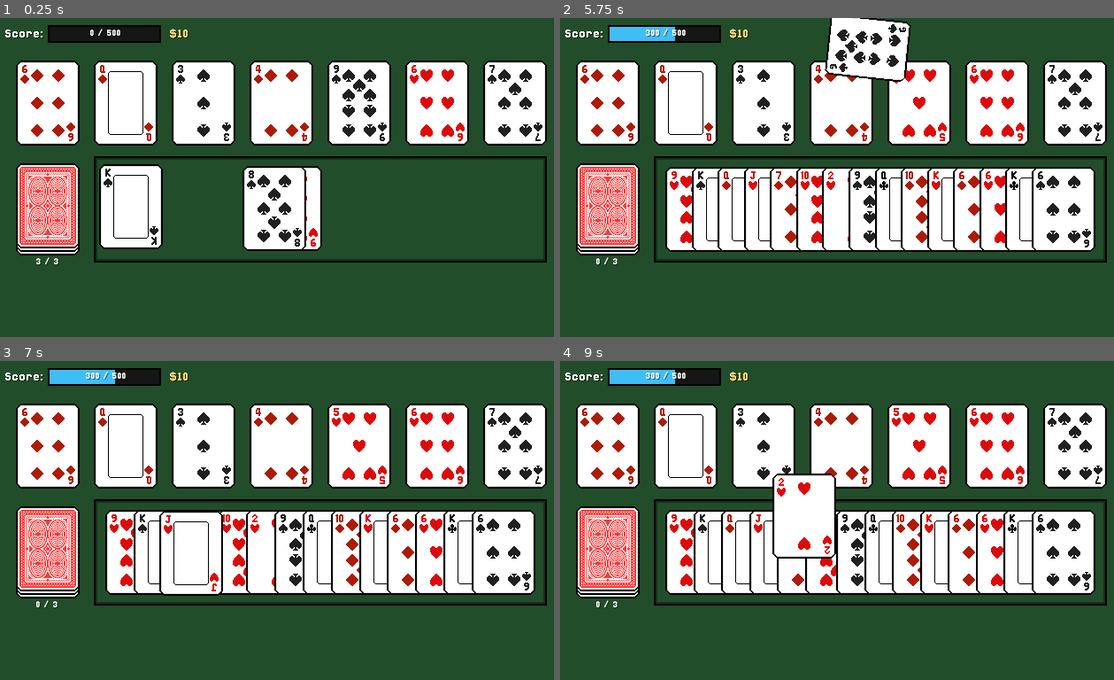
Above: before the commit, frames 1-4 (two rows, left to right).
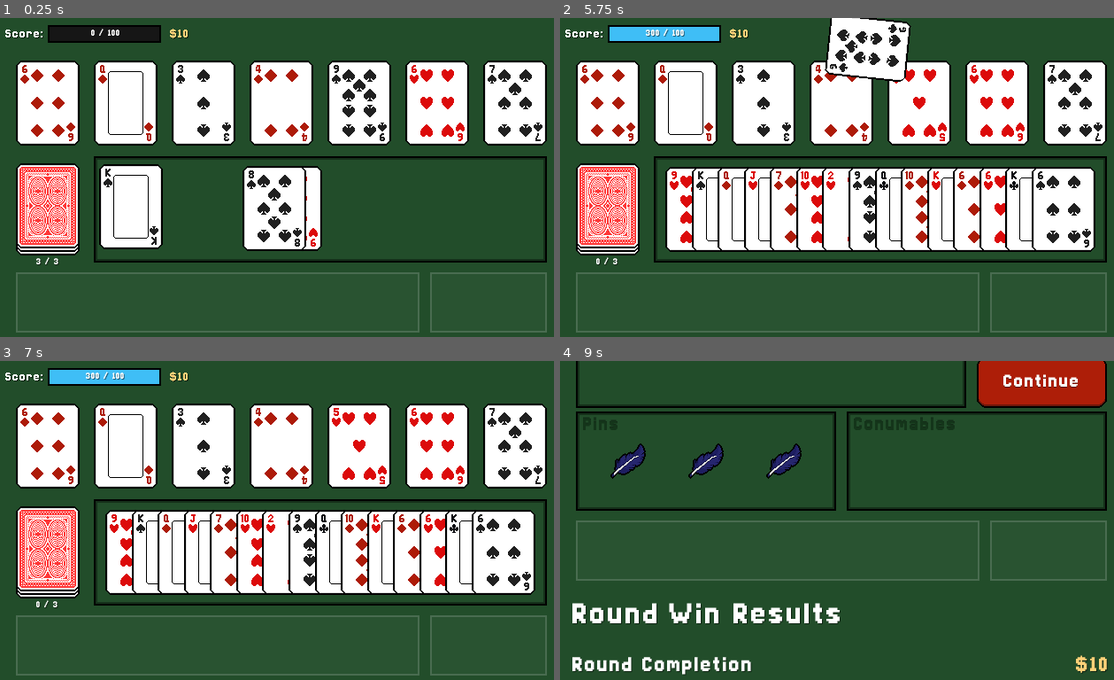
Above: after the commit, the same moments.

Repository: AyyBee123/Oristaile
Game: Godot game, scene res://Scenes/encounter.tscn
The game is run twice, just before and just after one commit, with the same random seed, the same clock (stepped at 60 frames per second) and the same inputs.
Inputs (mouse positions are in pixels of both pictures, inside the frame that each line leads up to):
- Up to frame 1 (0.25 s): no input
- Up to frame 2 (5.75 s): click "3 / 3" at 0.5 s; click "2 / 3" at 1.25 s; click "1 / 3" at 2 s; click "0 / 3" at 2.75 s; click "0 / 3" at 3.5 s; click "0 / 3" at 4.25 s; tap Enter at 5 s; drag from (698, 209) to (897, 107) at 5.02 s
- Up to frame 3 (7 s): tap Enter at 5.75, 6.5 s; drag from (160, 552) to (254, 584) at 5.77 s; move the mouse to (188, 552) at 6.52 s; press the mouse at (188, 552) at 6.53 s
- Up to frame 4 (9 s): release the mouse at (748, 552) at 7.25 s; tap Enter at 7.25, 8, 8.75 s; drag from (781, 552) to (670, 472) at 7.27 s; drag from (776, 552) to (870, 520) at 8.02 s; drag from (825, 552) to (753, 440) at 8.77 s

The runs differ from the first frame. In frame 1, 1.3% of the frame differs, in the area x 2-99%, y 3-99%; in frame 2, 1.6%; in frame 3, 7.2%; in frame 4, 56%, in the area x 0-99%, y 0-99%.
Error before the commit: Invalid access to property or key 'size' on a base object of type 'null instance'. (res://Scripts/Game/items_consumables_container.gd:52)

Commit message:
refactored card suit and number reading

Diff:
--- a/Scenes/encounter.tscn
+++ b/Scenes/encounter.tscn
@@ -44,6 +44,7 @@
 
 [node name="Encounter" type="CanvasLayer" unique_id=1945341202]
 script = ExtResource("1_wwxys")
+points_to_win = 100
 
 [node name="EncounterControl" type="Control" parent="." unique_id=1977854810]
 unique_name_in_owner = true
@@ -771,7 +772,7 @@
 text = "Pins"
 vertical_alignment = 1
 
-[node name="ConsumableTexture" type="NinePatchRect" parent="ShopControl/ShopContainer/Pin & Conumable Container" unique_id=434778826]
+[node name="GumballTexture" type="NinePatchRect" parent="ShopControl/ShopContainer/Pin & Conumable Container" unique_id=434778826]
 custom_minimum_size = Vector2(294, 112)
 layout_mode = 2
 size_flags_horizontal = 4
@@ -782,7 +783,7 @@
 patch_margin_right = 4
 patch_margin_bottom = 4
 
-[node name="MarginContainer" type="MarginContainer" parent="ShopControl/ShopContainer/Pin & Conumable Container/ConsumableTexture" unique_id=752597774]
+[node name="MarginContainer" type="MarginContainer" parent="ShopControl/ShopContainer/Pin & Conumable Container/GumballTexture" unique_id=752597774]
 layout_mode = 1
 anchors_preset = 15
 anchor_right = 1.0
@@ -794,13 +795,13 @@
 theme_override_constants/margin_right = 16
 theme_override_constants/margin_bottom = 12
 
-[node name="ConsumableContainer" type="HBoxContainer" parent="ShopControl/ShopContainer/Pin & Conumable Container/ConsumableTexture/MarginContainer" unique_id=336247455]
+[node name="ConsumableContainer" type="HBoxContainer" parent="ShopControl/ShopContainer/Pin & Conumable Container/GumballTexture/MarginContainer" unique_id=336247455]
 unique_name_in_owner = true
 layout_mode = 2
 theme_override_constants/separation = 24
 alignment = 1
 
-[node name="Label" type="Label" parent="ShopControl/ShopContainer/Pin & Conumable Container/ConsumableTexture" unique_id=1568169566]
+[node name="Label" type="Label" parent="ShopControl/ShopContainer/Pin & Conumable Container/GumballTexture" unique_id=1568169566]
 z_index = -1
 layout_mode = 1
 anchors_preset = -1
@@ -824,8 +825,8 @@
 text = "Conumables"
 vertical_alignment = 1
 
-[node name="Items & Consumables Container" type="HBoxContainer" parent="ShopControl" unique_id=902980653]
-layout_mode = 1
+[node name="Items & Gumballs Container" type="HBoxContainer" parent="." unique_id=902980653]
+z_index = 5
 anchors_preset = -1
 anchor_left = 0.5
 anchor_top = 0.892
@@ -840,8 +841,8 @@
 theme_override_constants/separation = 12
 script = ExtResource("15_cglur")
 
-[node name="Items" type="NinePatchRect" parent="ShopControl/Items & Consumables Container" unique_id=137951340]
-custom_minimum_size = Vector2(448, 0)
+[node name="Pins" type="NinePatchRect" parent="Items & Gumballs Container" unique_id=137951340]
+custom_minimum_size = Vector2(456, 0)
 layout_mode = 2
 texture = ExtResource("11_sutrg")
 patch_margin_left = 2
@@ -849,30 +850,14 @@
 patch_margin_right = 2
 patch_margin_bottom = 2
 
-[node name="Consumables" type="NinePatchRect" parent="ShopControl/Items & Consumables Container" unique_id=791931762]
-layout_mode = 2
-size_flags_horizontal = 3
+[node name="Gumballs" type="NinePatchRect" parent="Items & Gumballs Container" unique_id=791931762]
+custom_minimum_size = Vector2(132, 0)
+layout_mode = 2
 texture = ExtResource("11_sutrg")
 patch_margin_left = 2
 patch_margin_top = 2
 patch_margin_right = 2
 patch_margin_bottom = 2
 
-[node name="MarginContainer" type="MarginContainer" parent="ShopControl/Items & Consumables Container/Consumables" unique_id=1897880927]
-layout_mode = 1
-anchors_preset = 15
-anchor_right = 1.0
-anchor_bottom = 1.0
-grow_horizontal = 2
-grow_vertical = 2
-theme_override_constants/margin_left = 2
-theme_override_constants/margin_top = 2
-theme_override_constants/margin_right = 2
-theme_override_constants/margin_bottom = 2
-
-[node name="ConsumableContainer" type="HBoxContainer" parent="ShopControl/Items & Consumables Container/Consumables/MarginContainer" unique_id=375036203]
-layout_mode = 2
-theme_override_constants/separation = 8
-
 [connection signal="mouse_entered" from="EncounterControl/DeckContainer/DeckPanel" to="EncounterControl/DeckContainer/DeckPanel" method="_on_mouse_entered"]
 [connection signal="mouse_exited" from="EncounterControl/DeckContainer/DeckPanel" to="EncounterControl/DeckContainer/DeckPanel" method="_on_mouse_exited"]
--- a/Scripts/Game/card_slot.gd
+++ b/Scripts/Game/card_slot.gd
@@ -7,33 +7,15 @@
 
 
 func can_drop_card(card: Card) -> bool:
-	var accepted_numbers: Array[int] = [posmod(card_res.number - 2, 13) + 1]
-
-	# get all accepted numbers from pins and enchants to check against the card slot
-	RunData.trigger_card_effects(card.card_res, &"modify_accepted_numbers", [self, accepted_numbers])
-
-	for num: int in accepted_numbers:
-		if card.number == num:
-			RunData.trigger_card_effects(card.card_res, &"on_card_accepted", [card, self])
-			return true
-	return false
+	return posmod(card_res.number - 2, 13) + 1 in card.card_res.get_numbers()
 
 
 func is_matching_suit(card: Card) -> bool:
-	return card_res.suit in get_card_suit(card.card_res)
+	return card_res.suit in card.card_res.get_suits()
 
 
 func drop_card(card: Card) -> void:
 	card.queue_free()
-
-
-func get_card_suit(card: CardResource) -> Array[int]:
-	var suits: Array[int] = [card.suit]
-
-	# get all suits that are considered "matching" suits
-	RunData.trigger_card_effects(card, &"modify_card_suit", [card, suits])
-
-	return suits
 
 
 func set_card(card: CardResource) -> void:
--- a/Scripts/Resources/card_resource.gd
+++ b/Scripts/Resources/card_resource.gd
@@ -4,3 +4,25 @@
 @export_enum("Clubs", "Diamonds", "Hearts", "Spades") var suit: int = 0
 @export_enum("Ace:1", "2", "3", "4", "5", "6", "7", "8", "9", "10", "Jack", "Queen", "King") var number: int = 1
 @export var enchant: EnchantResource
+
+
+func get_suits() -> Array[int]:
+	var suits: Array[int] = [suit]
+
+	RunData.trigger_pins(&"modify_card_suit", [self, suits])
+
+	if enchant and enchant.has_method("modify_card_suit"):
+		enchant.modify_card_suit(self, suits)
+
+	return suits
+
+
+func get_numbers() -> Array[int]:
+	var numbers: Array[int] = [number]
+
+	RunData.trigger_pins(&"modify_card_number", [self, numbers])
+
+	if enchant and enchant.has_method("modify_card_number"):
+		enchant.modify_card_number(self, numbers)
+
+	return numbers
